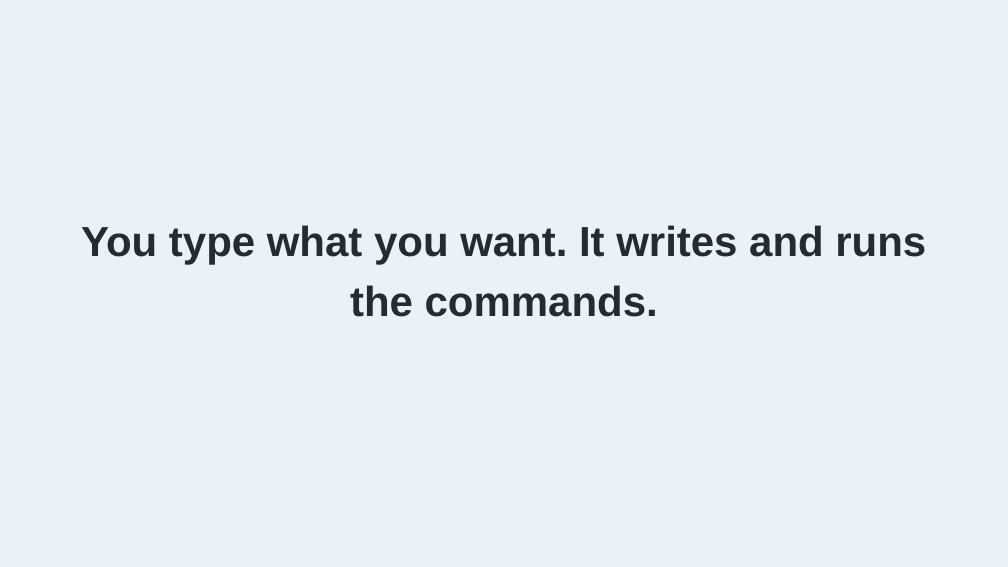
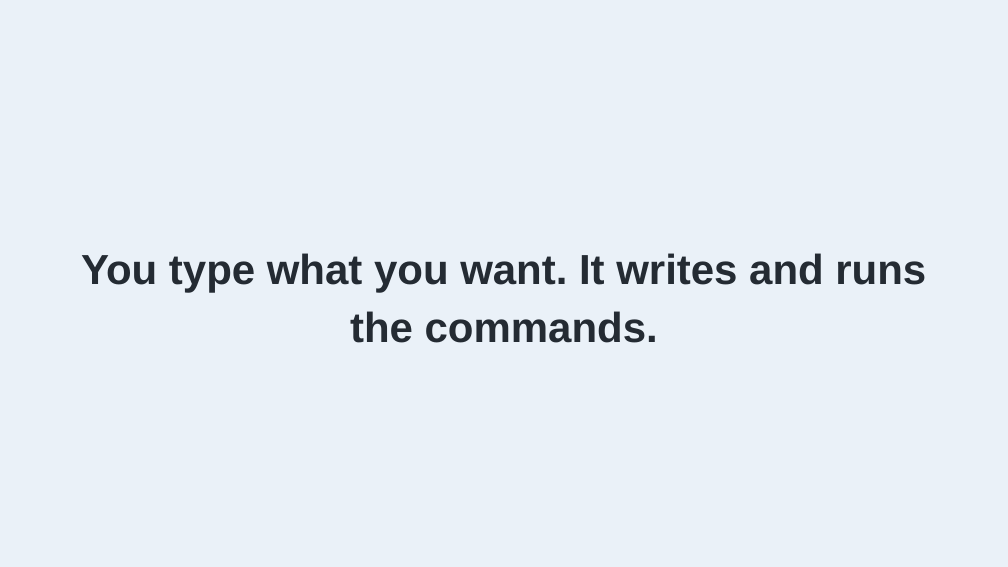
Before and after one commit to benjiesotelo-sudo/Telos_FIN1209, a slide deck: slide 3 of special-lecture/FIN1209-Special-Lecture-1-Setup.pptx. Drawn at 1008x567 pixels with LibreOffice and Linux fonts; fonts in the diff are those of the drawing. Boxes give left, top, right and bottom in pixels: in the first picture for what was removed or moved away, otherwise in the second. Text is boxed around its words. In the diff, an @@ line names an element or a change of style, - is before the commit and + after.

```diff
--- a/special-lecture/FIN1209-Special-Lecture-1-Setup.pptx
+++ b/special-lecture/FIN1209-Special-Lecture-1-Setup.pptx
@@ text "You type what you want. ...": place and size @@
-text "You type what you want. ..." at bbox=[81, 225, 926, 317]
+text "You type what you want. ..." at bbox=[81, 253, 926, 343]
@@ text "You type what you want. ..." at bbox=[81, 253, 926, 343]: line spacing 1.2 to 1.15; more space between paragraphs @@
```
Also in this commit, not shown: 10 other slides changed, 1 slide added, 1 slide removed, 10 other files.
